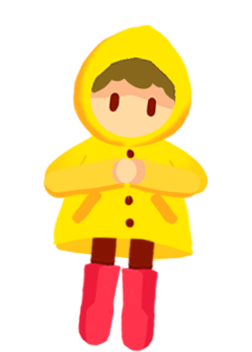
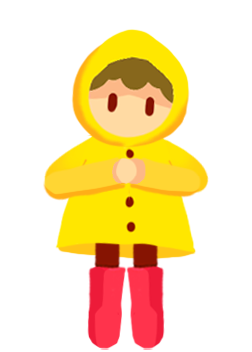
Comparing the layer stacks of the two 252 x 352 images. Changes:
hid group "2" (7 layers) over [42, 23, 209, 352]
painted on "body raincoat" (1st of 3, in "2") over [69, 188, 180, 227]
showed group "FRONT FACING" (3rd of 4) (7 layers) over [43, 27, 209, 350]
painted on "body raincoat" (3rd of 3, in "FRONT FACING") over [72, 189, 181, 229]
